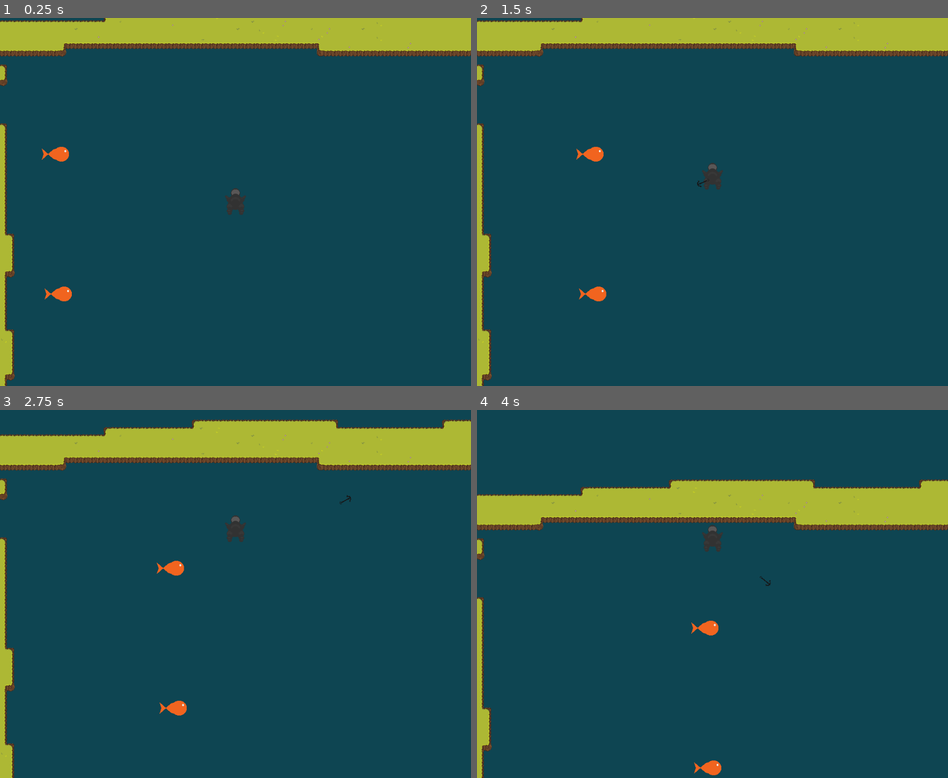
Above: before the commit, frames 1-4 (two rows, left to right).
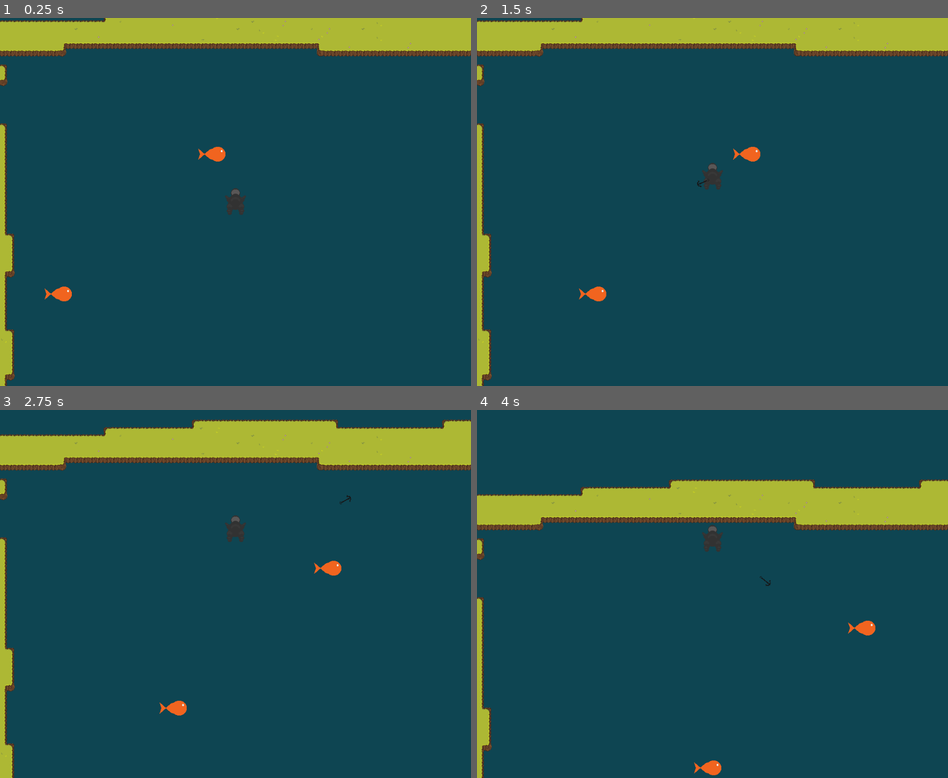
Above: after the commit, the same moments.

Repository: TeamKebab/GodotWildJam41
Game: Godot game, scene res://main.tscn
Two runs of this game, one before a commit and one after it. Both use one fixed random seed, a clock stepped at 60 frames per second and the inputs below.
Inputs (mouse positions are in pixels of both pictures, inside the frame that each line leads up to):
- Up to frame 1 (0.25 s): no input
- Up to frame 2 (1.5 s): move the mouse to (816, 183) at 0.52 s; click (816, 183) at 0.67 s; move the mouse to (618, 220) at 1.27 s; click (618, 220) at 1.42 s
- Up to frame 3 (2.75 s): move the mouse to (282, 513) at 2.02 s; click (282, 513) at 2.17 s
- Up to frame 4 (4 s): move the mouse to (688, 667) at 2.77 s; click (688, 667) at 2.92 s; move the mouse to (853, 649) at 3.52 s; click (853, 649) at 3.67 s

The runs differ from the first frame. In frame 1, 0.3% of the frame differs, in the area x 8-48%, y 34-40%; in frame 2, 0.3%, in the area x 21-61%, y 34-40%; in frame 3, 0.3%; in frame 4, 0.3%.

Commit message:
fix fishy tolling?

Diff:
--- a/src/main.tscn
+++ b/src/main.tscn
@@ -31,6 +31,17 @@
 curve = SubResource( 1 )
 
 [node name="PathFollowingFishy" parent="Path2D2" instance=ExtResource( 2 )]
+position = Vector2( 340.05, 0 )
+offset = 339.951
+
+[node name="Path2D3" type="Path2D" parent="."]
+position = Vector2( 94, 813 )
+curve = SubResource( 1 )
+
+[node name="PathFollowingFishy" parent="Path2D3" instance=ExtResource( 2 )]
+position = Vector2( 681.627, 0 )
+rotation = 3.14159
+offset = 1019.85
 
 [node name="Player" parent="." instance=ExtResource( 1 )]
 position = Vector2( 512, 300 )
--- a/src/player/player.gd
+++ b/src/player/player.gd
@@ -30,11 +30,11 @@
 
 
 	if harpoon.is_anchored() and harpoon.is_max_length():
-		motion += harpoon.anchored_fish.speed * fish_direction
+		if fish_direction.dot(motion) < 0:
+			# facing opposite directions
+			motion = motion.project(fish_direction.rotated(PI/2))
 
-		var projected = motion.project(fish_direction)
-		if projected.y <= 0:
-			motion = projected.x * fish_direction.rotated(PI/2) + 10 * fish_direction
+		motion +=  10 * fish_direction
 
 	motion = move_and_slide(motion, Vector2.DOWN)
 
@@ -43,17 +43,12 @@
 
 func _draw():
 	if disco_mode:
-		if harpoon.is_anchored():
-			draw_line(Vector2.ZERO, harpoon.global_position - global_position, Color.aqua, 4)
+		draw_line(Vector2.ZERO, harpoon.global_position - global_position, Color.aqua, 4)
+		draw_line(Vector2.ZERO, (harpoon.global_position - global_position).normalized() * harpoon.max_length, Color.violet, 2)
 
 		draw_line(Vector2.ZERO, motion, Color.red, 2)
 
-		if harpoon.is_anchored() :
-			var fish_direction = (harpoon.global_position - global_position).normalized()
-			var projected = motion.project(fish_direction)
 
-			draw_line(Vector2.ZERO, projected.x * fish_direction.rotated(PI/2), Color.green, 2)
-			draw_line(Vector2.ZERO, projected.y * fish_direction, Color.purple, 2)
 
 
 func float_up(delta: float) -> void:
--- a/src/player/player.tscn
+++ b/src/player/player.tscn
@@ -1,8 +1,6 @@
-[gd_scene load_steps=6 format=2]
+[gd_scene load_steps=4 format=2]
 
 [ext_resource path="res://player/player.png" type="Texture" id=1]
-[ext_resource path="res://components/state_machine/state_machine.gd" type="Script" id=2]
-[ext_resource path="res://player/state_machine/floating.gd" type="Script" id=4]
 [ext_resource path="res://player/player.gd" type="Script" id=5]
 
 [sub_resource type="CapsuleShape2D" id=1]
@@ -19,12 +17,6 @@
 [node name="Sprite" type="Sprite" parent="."]
 texture = ExtResource( 1 )
 
-[node name="StateMachine" type="Node" parent="."]
-script = ExtResource( 2 )
-
-[node name="Floating" type="Node" parent="StateMachine"]
-script = ExtResource( 4 )
-
 [node name="Camera2D" type="Camera2D" parent="."]
 current = true
 drag_margin_h_enabled = true
